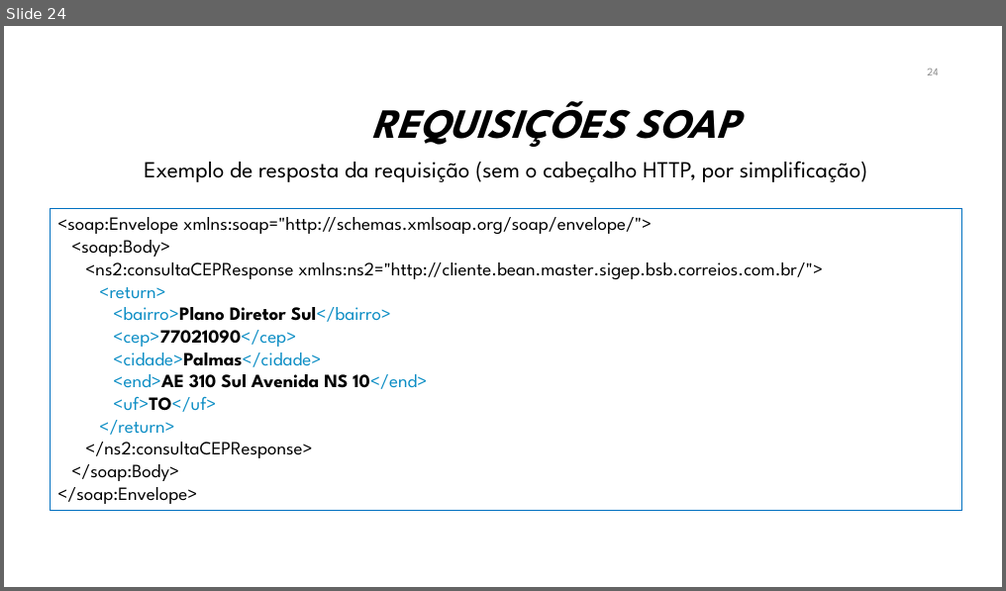
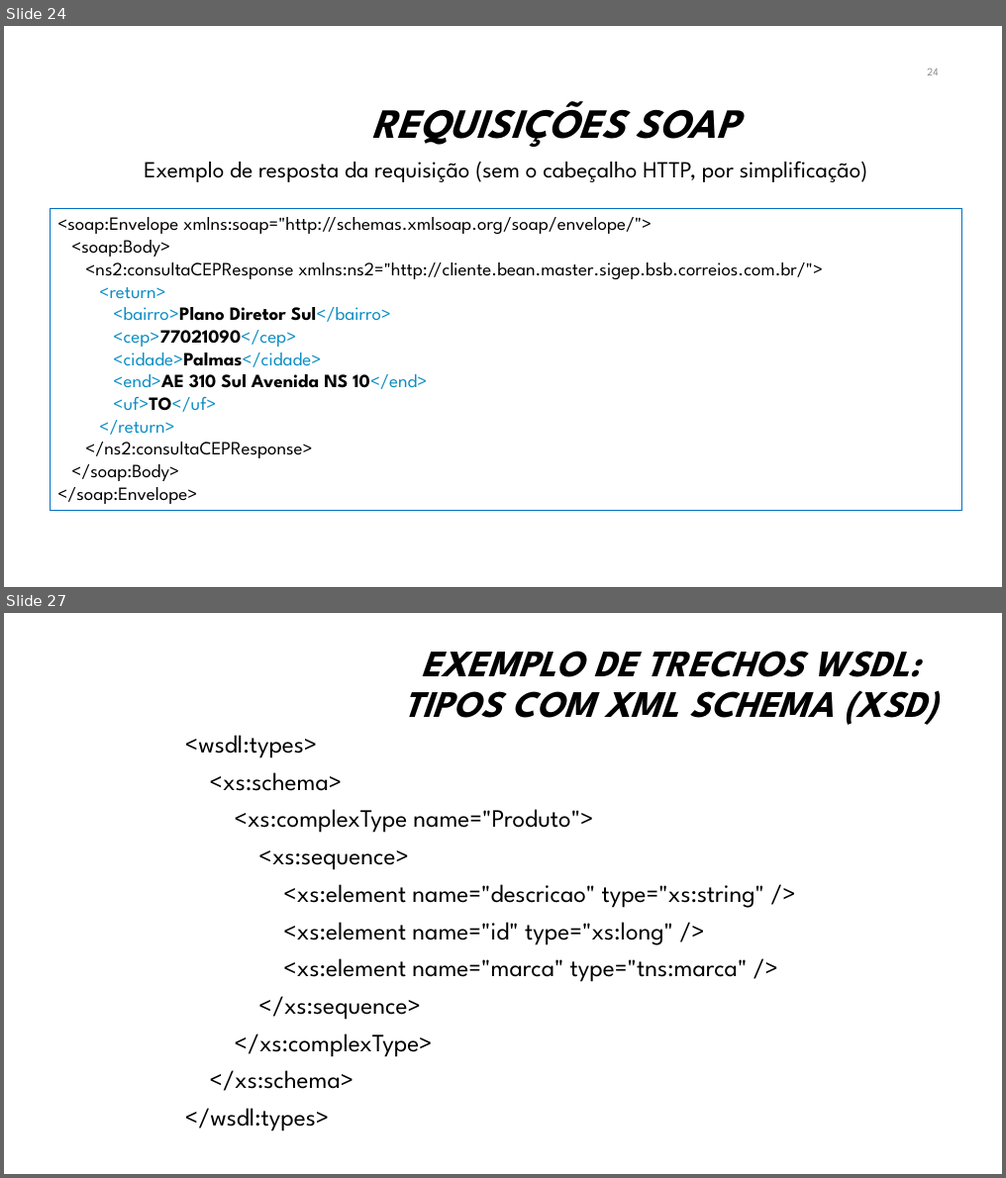
Before and after one commit to manoelcampos/sistemas-distribuidos, a slide deck: projects/08-webservices/webservices.pptx. Shown one above the other, each under a label of ours: slide 24 before the commit, slides 24 and 27 after it; the slides between them are not shown. The pictures are 1006x591 and 1006x1178 pixels, drawn with LibreOffice and Linux fonts; fonts in the diff are those of the drawing; background and template pictures are left out. Boxes give left, top, right and bottom in pixels: in the first picture for what was removed or moved away, otherwise in the second. Text is boxed around its words. In the diff, an @@ line names an element or a change of style, - is before the commit and + after.

```diff
--- a/projects/08-webservices/webservices.pptx
+++ b/projects/08-webservices/webservices.pptx
@@ slide 27 added at box(4, 613, 1002, 1174), background #FFFFFF @@
@@ title added at box(403, 651, 938, 725), 36 pt, text #000000, bold, italic @@
+EXEMPLO DE TRECHOS WSDL:
+TIPOS COM XML SCHEMA (XSD)
@@ text added at box(185, 735, 765, 1132), 24 pt, text #000000 @@
+<wsdl:types>
+<xs:schema>
+<xs:complexType name="Produto">
+<xs:sequence>
+<xs:element name="descricao" type="xs:string" />
+<xs:element name="id" type="xs:long" />
+<xs:element name="marca" type="tns:marca" />
+</xs:sequence>
+</xs:complexType>
+</xs:schema>
+</wsdl:types>
```
Also in this commit, not shown: 3 slides changed, 3 other slides added, 5 other files.
